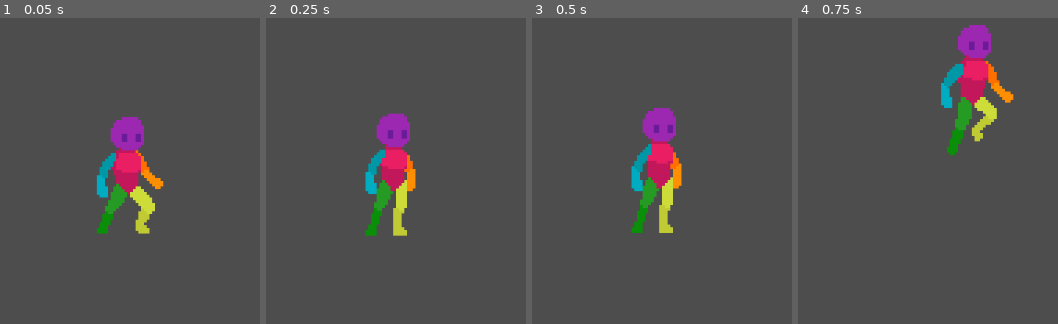
Above: before the commit, frames 1-4 (left to right).
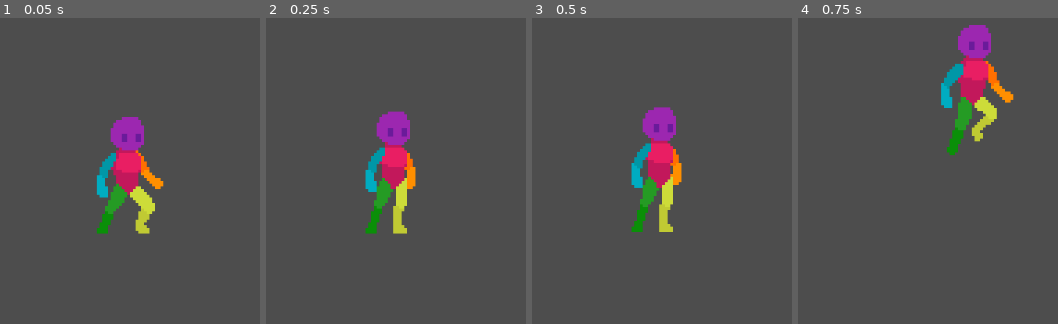
Above: after the commit, the same moments.

Repository: raumonte/Shovel_Gam_Jam
Game: Godot game, scene res://Scenes/Game.tscn
Two runs of this game, one before a commit and one after it. Both use one fixed random seed, a clock stepped at 60 frames per second and the inputs below.
Inputs:
- Up to frame 1 (0.05 s): no input
- Up to frame 2 (0.25 s): no input
- Up to frame 3 (0.5 s): no input
- Up to frame 4 (0.75 s): tap Enter (ui_accept) at 0.5 s; hold Right (ui_right) from 0.53 s (still down)

Frame 1 is identical in both runs. In frame 2, 1.0% of the frame differs, in the area x 38-58%, y 30-72%; in frame 3, 0.7%; in frame 4, nothing differs.

Commit message:
Added Concept Main Menu UI
Created a very early concept of the Main Menu UI Layout

Diff:
--- a/Scenes/Game.tscn
+++ b/Scenes/Game.tscn
@@ -9,7 +9,6 @@
 
 [node name="Player" parent="." instance=ExtResource("1_iukft")]
 z_index = 2
-position = Vector2(0, -2)
 
 [node name="Camera2D" type="Camera2D" parent="Player"]
 position = Vector2(0, -45)
--- /dev/null
+++ b/main_menu.tscn
@@ -0,0 +1,80 @@
+[gd_scene load_steps=5 format=3 uid="uid://c4iuh5umr33ig"]
+
+[ext_resource type="Texture2D" uid="uid://bvu7q7rqyxr4p" path="res://Sprites/Placeholder/backgroundColorDesert.png" id="1_jix8l"]
+[ext_resource type="Texture2D" uid="uid://66amlwxq8toc" path="res://Sprites/Placeholder/platformPack_tile049.png" id="2_glbon"]
+[ext_resource type="Texture2D" uid="uid://dpldp0nytw5x1" path="res://Sprites/Placeholder/platformPack_tile050.png" id="3_nlkkf"]
+[ext_resource type="Texture2D" uid="uid://mjcn8keimjvp" path="res://Sprites/Placeholder/platformPack_tile052.png" id="4_qe12f"]
+
+[node name="Main Menu" type="Control"]
+layout_mode = 3
+anchors_preset = 15
+anchor_right = 1.0
+anchor_bottom = 1.0
+grow_horizontal = 2
+grow_vertical = 2
+
+[node name="TextureRect" type="TextureRect" parent="."]
+layout_mode = 0
+offset_right = 40.0
+offset_bottom = 40.0
+
+[node name="BackgroundColorDesert" type="Sprite2D" parent="."]
+z_index = -1
+position = Vector2(569, 448)
+scale = Vector2(1.2168, 1)
+texture = ExtResource("1_jix8l")
+
+[node name="Play" type="Sprite2D" parent="."]
+position = Vector2(197, 171)
+scale = Vector2(2.90625, 2.40625)
+texture = ExtResource("2_glbon")
+
+[node name="Label" type="Label" parent="."]
+layout_mode = 0
+offset_left = 174.0
+offset_top = 179.0
+offset_right = 207.0
+offset_bottom = 202.0
+text = "Play"
+
+[node name="Options" type="Sprite2D" parent="."]
+position = Vector2(194, 335)
+scale = Vector2(3.01563, 2.1875)
+texture = ExtResource("3_nlkkf")
+
+[node name="Label2" type="Label" parent="."]
+layout_mode = 0
+offset_left = 168.0
+offset_top = 339.0
+offset_right = 230.0
+offset_bottom = 362.0
+text = "Options"
+
+[node name="Quit" type="Sprite2D" parent="."]
+position = Vector2(197, 511)
+scale = Vector2(3.5625, 2.67969)
+texture = ExtResource("4_qe12f")
+
+[node name="Label3" type="Label" parent="."]
+layout_mode = 0
+offset_left = 169.0
+offset_top = 511.0
+offset_right = 231.0
+offset_bottom = 534.0
+text = "Quit"
+
+[node name="Label4" type="Label" parent="."]
+layout_mode = 0
+offset_left = 646.0
+offset_top = 82.0
+offset_right = 1023.0
+offset_bottom = 593.0
+text = "Game Title Name"
+
+[node name="Panel" type="Panel" parent="."]
+z_index = -1
+layout_mode = 0
+offset_left = 645.0
+offset_top = 84.0
+offset_right = 937.0
+offset_bottom = 563.0
Binary file added: Scenes/backgroundColorDesert.png
Not shown, added: Scenes/backgroundColorDesert.png.import
Binary file added: Sprites/Placeholder/backgroundColorDesert.png
Not shown, added: Sprites/Placeholder/backgroundColorDesert.png.import
Binary file added: Sprites/Placeholder/platformPack_tile049.png
Not shown, added: Sprites/Placeholder/platformPack_tile049.png.import
Binary file added: Sprites/Placeholder/platformPack_tile050.png
Not shown, added: Sprites/Placeholder/platformPack_tile050.png.import
Binary file added: Sprites/Placeholder/platformPack_tile051.png
Not shown, added: Sprites/Placeholder/platformPack_tile051.png.import
Binary file added: Sprites/Placeholder/platformPack_tile052.png
Not shown, added: Sprites/Placeholder/platformPack_tile052.png.import
